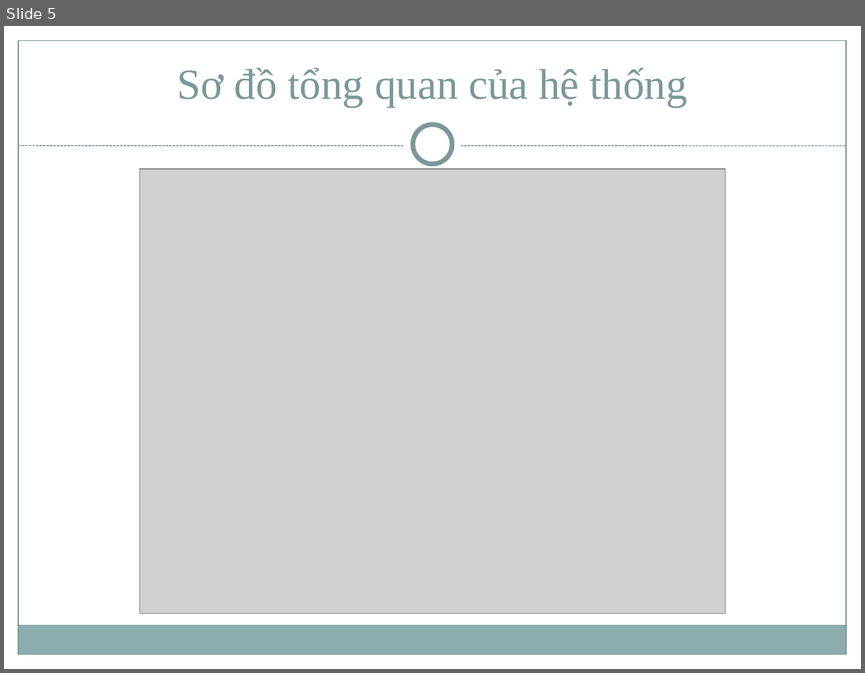
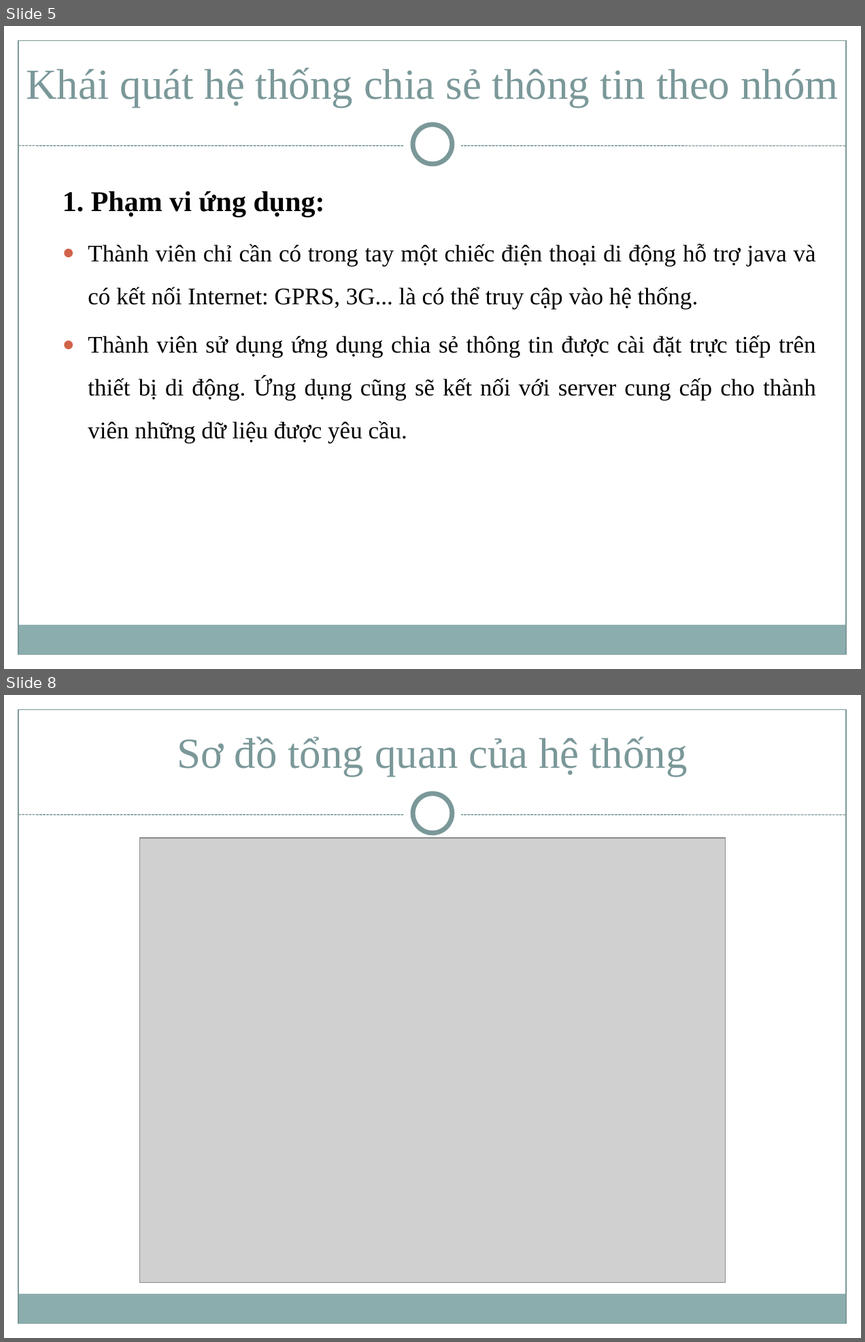
Before and after one commit to trungvdhp/netsharing, a slide deck: documents/Slide.ppt. Shown one above the other, each under a label of ours: slide 5 before the commit, slides 5 and 8 after it; the slides between them are not shown. The pictures are 865x673 and 865x1342 pixels, drawn with LibreOffice and Linux fonts; fonts in the diff are those of the drawing; grey boxes stand for pictures. Boxes give left, top, right and bottom in pixels: in the first picture for what was removed or moved away, otherwise in the second. Text is boxed around its words. In the diff, an @@ line names an element or a change of style, - is before the commit and + after.

```diff
--- a/documents/Slide.ppt
+++ b/documents/Slide.ppt
@@ slide 5 added at (x1=4, y1=26, x2=861, y2=669), background #FFFFFF; not listed: 8 template elements that a slide beside it also shows @@
@@ title added at (x1=26, y1=67, x2=838, y2=107), 36 pt, text #7B9899 @@
+Khái quát hệ thống chia sẻ thông tin theo nhóm
@@ text added at (x1=62, y1=191, x2=816, y2=444), 20 pt, text #000000 @@
+1. Phạm vi ứng dụng:
+● Thành viên chỉ cần có trong tay một chiếc điện thoại di động hỗ trợ java và có kết nối Internet: GPRS, 3G... là có thể truy cập vào hệ thống.
+● Thành viên sử dụng ứng dụng chia sẻ thông tin được cài đặt trực tiếp trên thiết bị di động. Ứng dụng cũng sẽ kết nối với server cung cấp cho thành viên những dữ liệu được yêu cầu.
@@ what was slide 5 is now slide 8 @@
```
Also in this commit, not shown: 7 slides changed, 2 other slides added, 5 slides removed.
